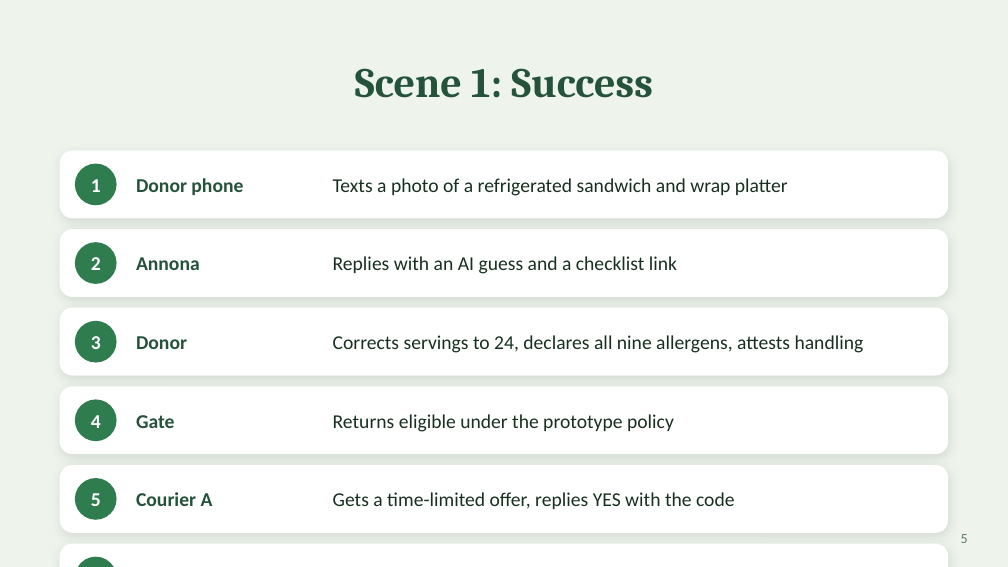
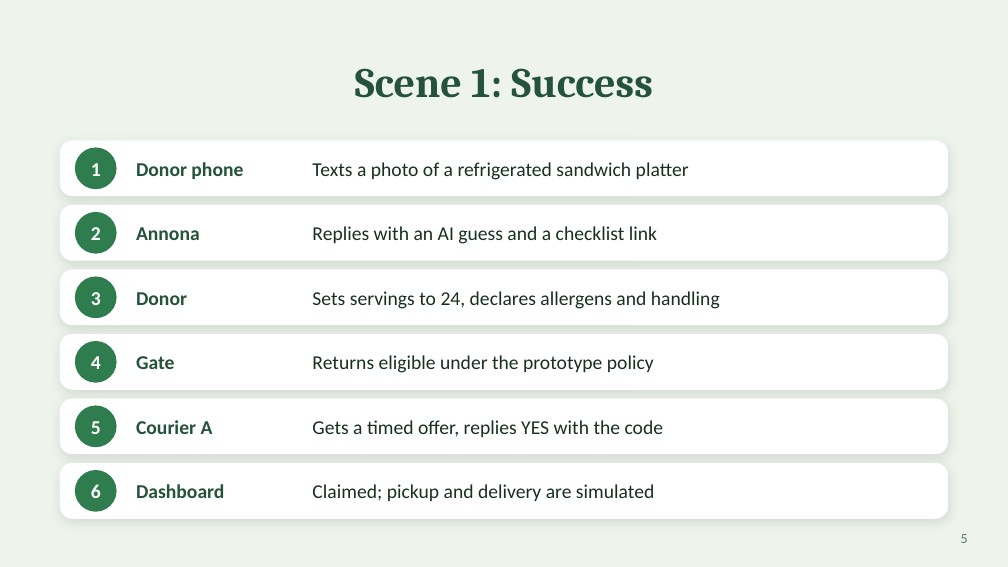
Before and after one commit to Aieda1l/annona, a slide deck: slide 5 of docs/demo/annona-demo.pptx. Drawn at 1008x567 pixels with LibreOffice and Linux fonts; fonts in the diff are those of the drawing. Boxes give left, top, right and bottom in pixels: in the first picture for what was removed or moved away, otherwise in the second. Text is boxed around its words. In the diff, an @@ line names an element or a change of style, - is before the commit and + after.

```diff
--- a/docs/demo/annona-demo.pptx
+++ b/docs/demo/annona-demo.pptx
@@ rounded rectangle: place and size @@
-rounded rectangle at box(60, 151, 948, 218)
+rounded rectangle at box(60, 141, 948, 196)
@@ text "1": place and size @@
-text "1" at box(91, 179, 101, 192)
+text "1" at box(91, 163, 101, 176)
@@ ellipse: place and size @@
-ellipse at box(76, 164, 116, 205)
+ellipse at box(76, 148, 116, 188)
@@ text "Donor phone": place and size @@
-text "Donor phone" at box(136, 178, 243, 195)
+text "Donor phone" at box(136, 162, 243, 179)
@@ text at box(312, 162, 689, 180): text changed @@
-Texts a photo of a refrigerated sandwich and wrap platter
+Texts a photo of a refrigerated sandwich platter
@@ rounded rectangle: place and size @@
-rounded rectangle at box(60, 230, 948, 296)
+rounded rectangle at box(60, 206, 948, 260)
@@ text "Annona": place and size @@
-text "Annona" at box(136, 257, 200, 270)
+text "Annona" at box(136, 227, 200, 240)
@@ text "Replies with an AI guess ...": place and size @@
-text "Replies with an AI guess ..." at box(333, 256, 677, 274)
+text "Replies with an AI guess ..." at box(312, 226, 657, 244)
@@ text "2": place and size @@
-text "2" at box(91, 257, 101, 270)
+text "2" at box(91, 227, 101, 240)
@@ ellipse: place and size @@
-ellipse at box(76, 243, 116, 283)
+ellipse at box(76, 213, 116, 253)
@@ rounded rectangle: place and size @@
-rounded rectangle at box(60, 308, 948, 375)
+rounded rectangle at box(60, 270, 948, 325)
@@ text "3": place and size @@
-text "3" at box(91, 336, 101, 349)
+text "3" at box(91, 292, 101, 305)
@@ ellipse: place and size @@
-ellipse at box(76, 322, 116, 362)
+ellipse at box(76, 277, 116, 318)
@@ text "Donor": place and size @@
-text "Donor" at box(136, 336, 187, 349)
+text "Donor" at box(136, 292, 187, 305)
@@ text at box(312, 291, 720, 309): text changed @@
-Corrects servings to 24, declares all nine allergens, attests handling
+Sets servings to 24, declares allergens and handling
@@ rounded rectangle: place and size @@
-rounded rectangle at box(60, 387, 948, 454)
+rounded rectangle at box(60, 335, 948, 389)
@@ text "4": place and size @@
-text "4" at box(91, 415, 101, 428)
+text "4" at box(91, 356, 101, 369)
@@ ellipse: place and size @@
-ellipse at box(76, 400, 116, 440)
+ellipse at box(76, 342, 116, 382)
@@ text "Gate": place and size @@
-text "Gate" at box(136, 415, 174, 428)
+text "Gate" at box(136, 356, 174, 369)
@@ text "Returns eligible under the prototype ...": place and size @@
-text "Returns eligible under the prototype ..." at box(333, 414, 674, 432)
+text "Returns eligible under the prototype ..." at box(312, 355, 654, 373)
@@ rounded rectangle: place and size @@
-rounded rectangle at box(60, 466, 948, 532)
+rounded rectangle at box(60, 399, 948, 454)
@@ text "5": place and size @@
-text "5" at box(91, 493, 101, 506)
+text "5" at box(91, 421, 101, 434)
@@ ellipse: place and size @@
-ellipse at box(76, 479, 116, 519)
+ellipse at box(76, 406, 116, 447)
@@ text "Courier A": place and size @@
-text "Courier A" at box(136, 492, 213, 506)
+text "Courier A" at box(136, 420, 213, 434)
@@ text at box(312, 420, 664, 437): text changed @@
-Gets a time-limited offer, replies YES with the code
+Gets a timed offer, replies YES with the code
@@ proportions changed in 6 elements at box(60, 141, 948, 196), box(60, 206, 948, 260), box(60, 270, 948, 325), box(60, 335, 948, 389), box(60, 399, 948, 454), box(60, 464, 948, 518) @@
@@ rounded rectangle: place and size @@
-rounded rectangle at box(60, 544, 948, 567)
+rounded rectangle at box(60, 464, 948, 518)
@@ text "6" rewrapped from box(76, 557, 116, 567) to box(91, 484, 101, 498) @@
@@ ellipse: place and size @@
-ellipse at box(76, 557, 116, 567)
+ellipse at box(76, 471, 116, 511)
@@ text "Dashboard" rewrapped from box(136, 552, 328, 567) to box(136, 484, 224, 498) @@
@@ text at box(312, 484, 654, 501): text changed @@
-Claimed. Operator marks simulated pickup and delivery
+Claimed; pickup and delivery are simulated
```
Also in this commit, not shown: 1 other slide changed, 1 other file.
